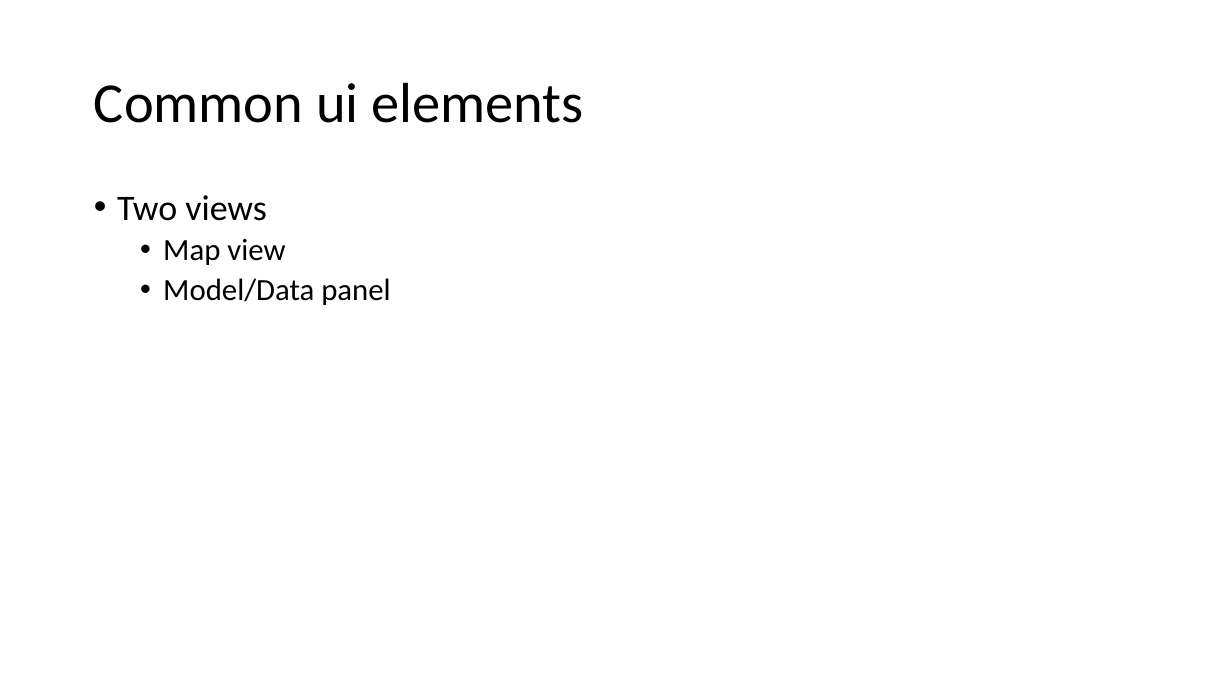
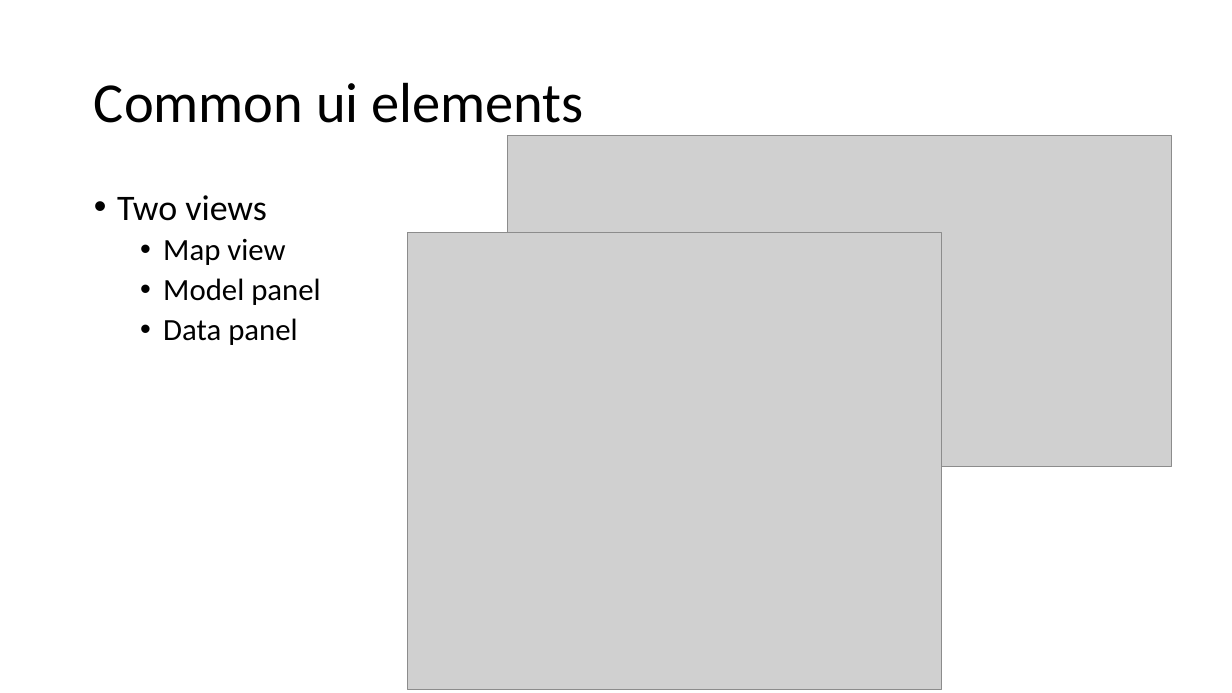
Before and after one commit to ReGIS-org/team-sprint, a slide deck: slide 3 of use-cases/PresUseCases.odp. Drawn at 1232x693 pixels with LibreOffice and Linux fonts; fonts in the diff are those of the drawing; grey boxes stand for pictures. Boxes give left, top, right and bottom in pixels: in the first picture for what was removed or moved away, otherwise in the second. Text is boxed around its words. In the diff, an @@ line names an element or a change of style, - is before the commit and + after.

```diff
--- a/use-cases/PresUseCases.odp
+++ b/use-cases/PresUseCases.odp
@@ picture added at (x1=508, y1=136, x2=1173, y2=467) @@
@@ picture added at (x1=408, y1=233, x2=943, y2=689) @@
@@ text at (x1=163, y1=278, x2=320, y2=345): text changed @@
-  • Model/Data panel
+  • Model panel
+  • Data panel
```
Also in this commit, not shown: 3 other slides changed.
